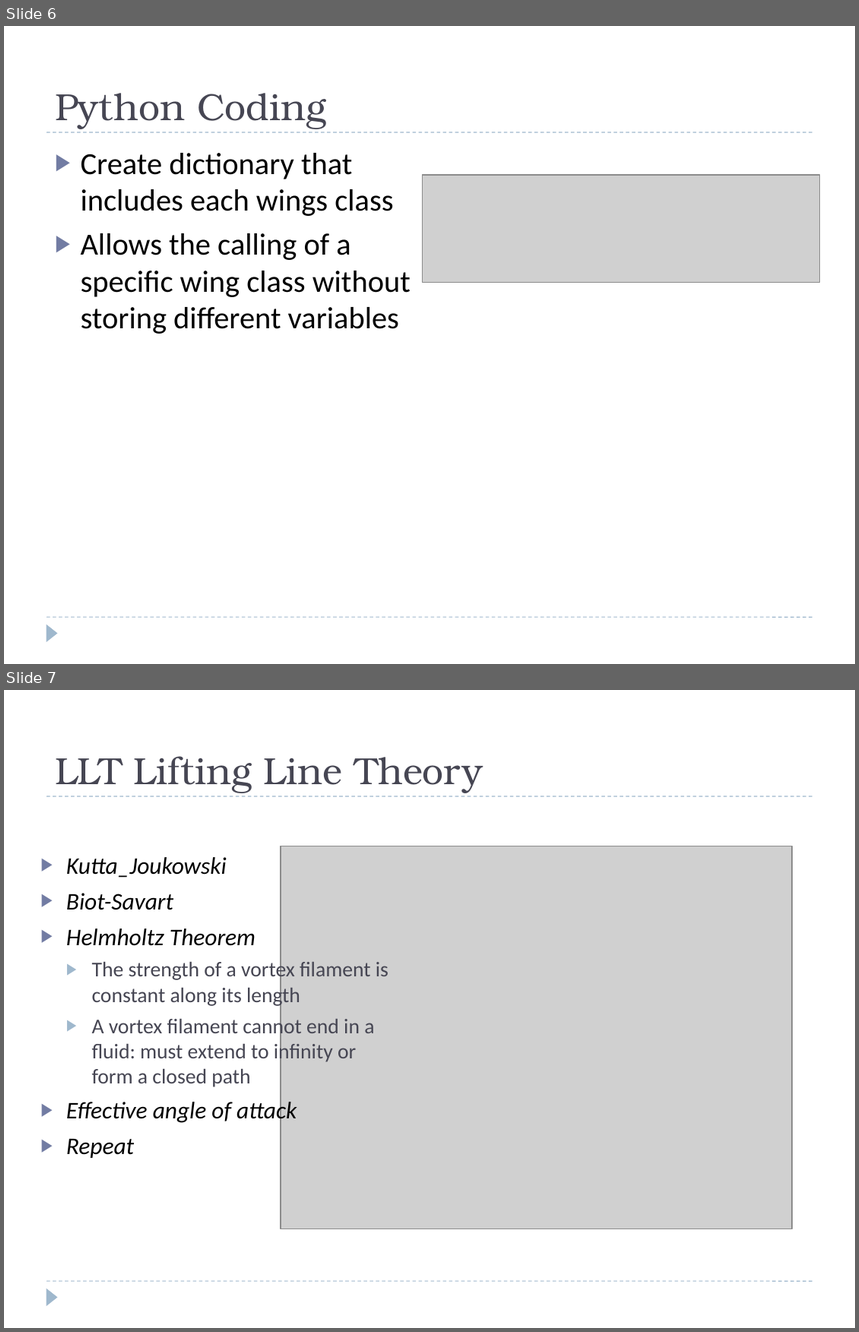
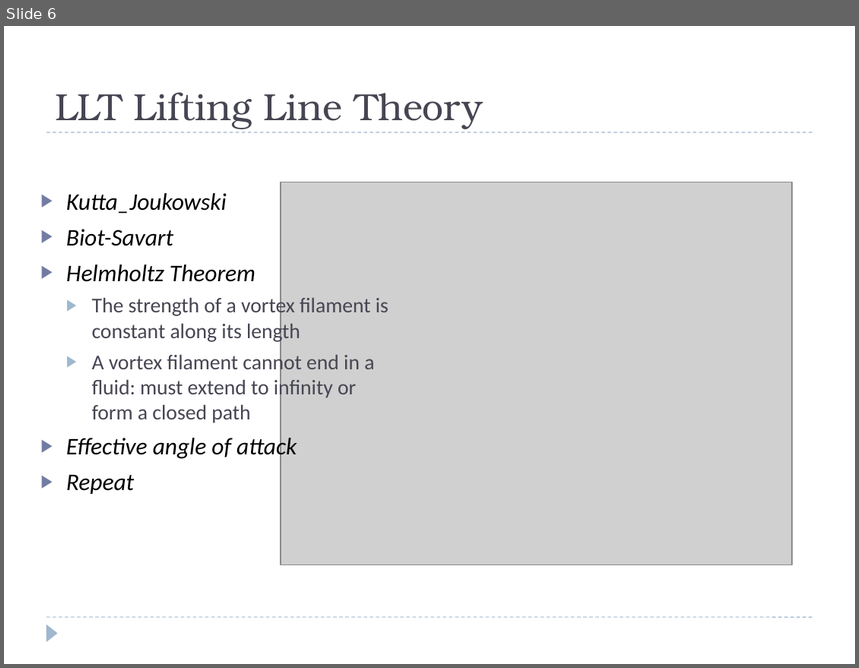
Before and after one commit to colinparker/Pterosaur, a slide deck: XFLR5 Methods and Their Application in.pptx. Shown one above the other, each under a label of ours: slides 6 and 7 before the commit, slide 6 after it. The pictures are 859x1332 and 859x668 pixels, drawn with LibreOffice and Linux fonts; fonts in the diff are those of the drawing; grey boxes stand for pictures. Boxes give left, top, right and bottom in pixels: in the first picture for what was removed or moved away, otherwise in the second. Text is boxed around its words. In the diff, an @@ line names an element or a change of style, - is before the commit and + after.

Commit message:
commetns

```diff
--- a/XFLR5 Methods and Their Application in.pptx
+++ b/XFLR5 Methods and Their Application in.pptx
@@ slide 6 removed at (4, 26, 855, 664), background #FFFFFF; not listed: 3 template elements that a slide beside it also shows @@
@@ title removed at (55, 93, 326, 129) @@
-Python Coding
@@ text removed at (81, 153, 411, 334) @@
-▶ Create dictionary that includes each wings class
-▶ Allows the calling of a specific wing class without storing different variables
@@ picture removed at (423, 175, 820, 282) @@
@@ what was slide 7 is now slide 6 @@
```
